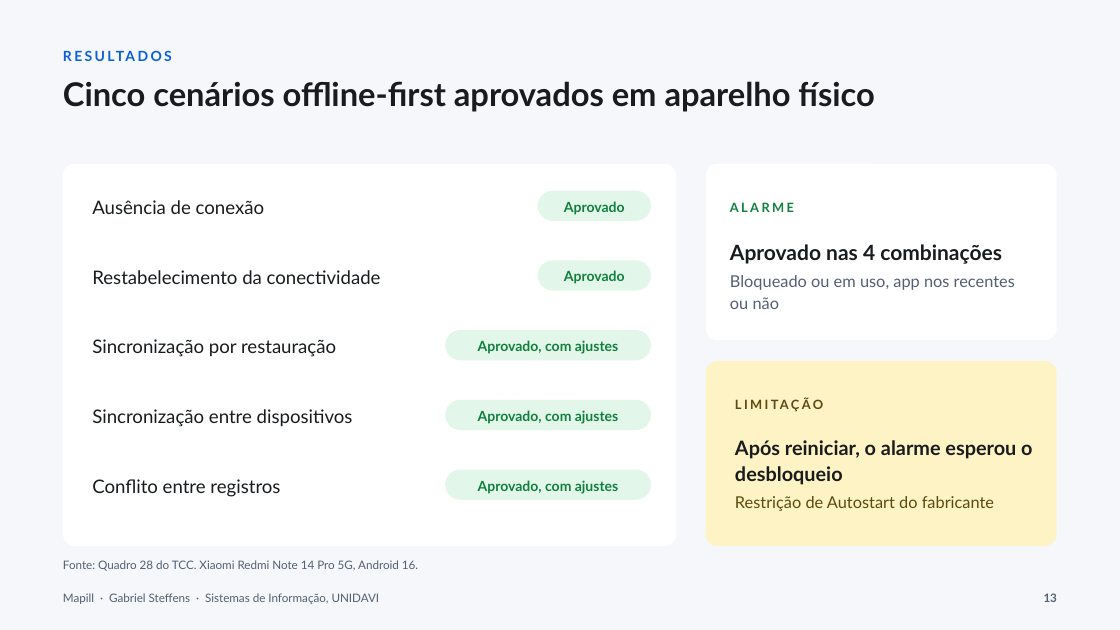
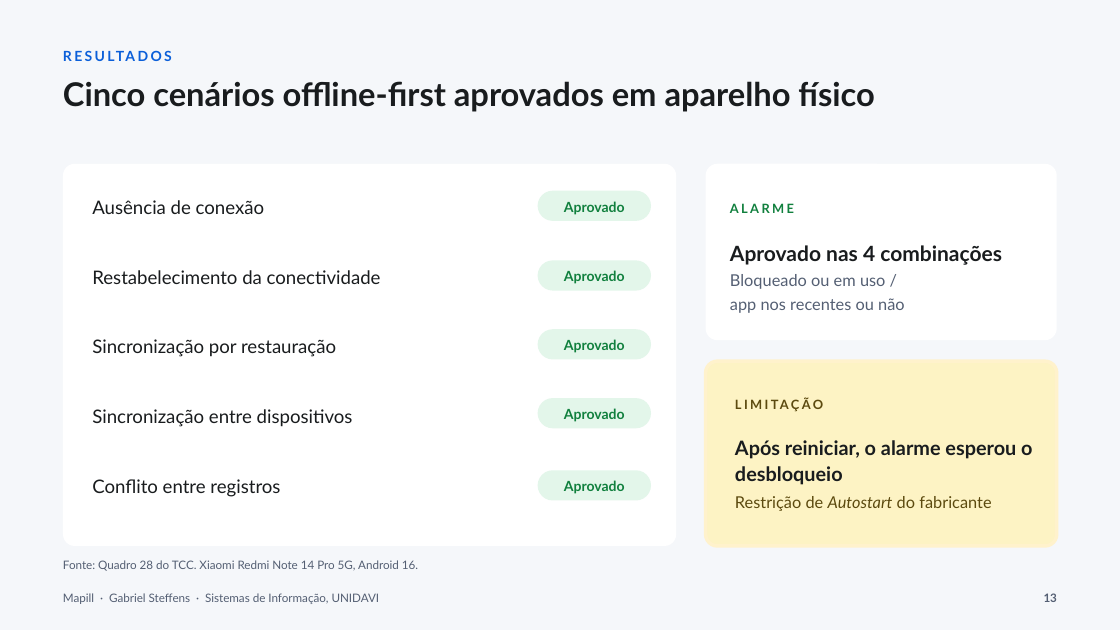
Before and after one commit to gabste8831/Mapill-Health-App, a slide deck: slide 13 of docs/tcc/apresentacao-mapill.pptx (slide 12 before the commit). Drawn at 1120x630 pixels with LibreOffice and Linux fonts; fonts in the diff are those of the drawing. Boxes give left, top, right and bottom in pixels: in the first picture for what was removed or moved away, otherwise in the second. Text is boxed around its words. In the diff, an @@ line names an element or a change of style, - is before the commit and + after.

```diff
--- a/docs/tcc/apresentacao-mapill.pptx
+++ b/docs/tcc/apresentacao-mapill.pptx
@@ text at (x1=730, y1=274, x2=905, y2=313): text changed @@
-Bloqueado ou em uso, app nos recentes ou não
+Bloqueado ou em uso /
+app nos recentes ou não
@@ rounded rectangle resized from (x1=445, y1=330, x2=651, y2=360) to (x1=538, y1=329, x2=651, y2=360) @@
@@ text at (x1=564, y1=339, x2=625, y2=353): text changed @@
-Aprovado, com ajustes
+Aprovado
@@ rounded rectangle at (x1=706, y1=361, x2=1057, y2=546): outline none to #FFF2CC 3 pt @@
@@ rounded rectangle resized from (x1=445, y1=400, x2=651, y2=430) to (x1=538, y1=398, x2=651, y2=429) @@
@@ text at (x1=564, y1=408, x2=625, y2=422): text changed @@
-Aprovado, com ajustes
+Aprovado
@@ rounded rectangle resized from (x1=445, y1=470, x2=651, y2=500) to (x1=538, y1=471, x2=651, y2=501) @@
@@ text at (x1=564, y1=480, x2=625, y2=494): text changed @@
-Aprovado, com ajustes
+Aprovado
@@ text at (x1=735, y1=496, x2=991, y2=511): italic on in "Autostart" @@
```
Also in this commit, not shown: 5 other slides changed, 2 slides added, 1 slide removed.
